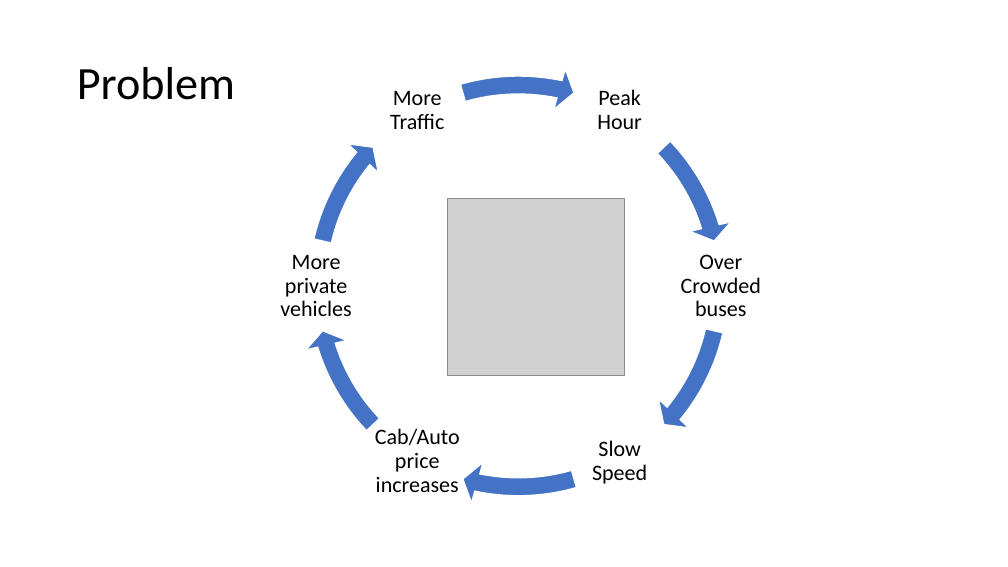
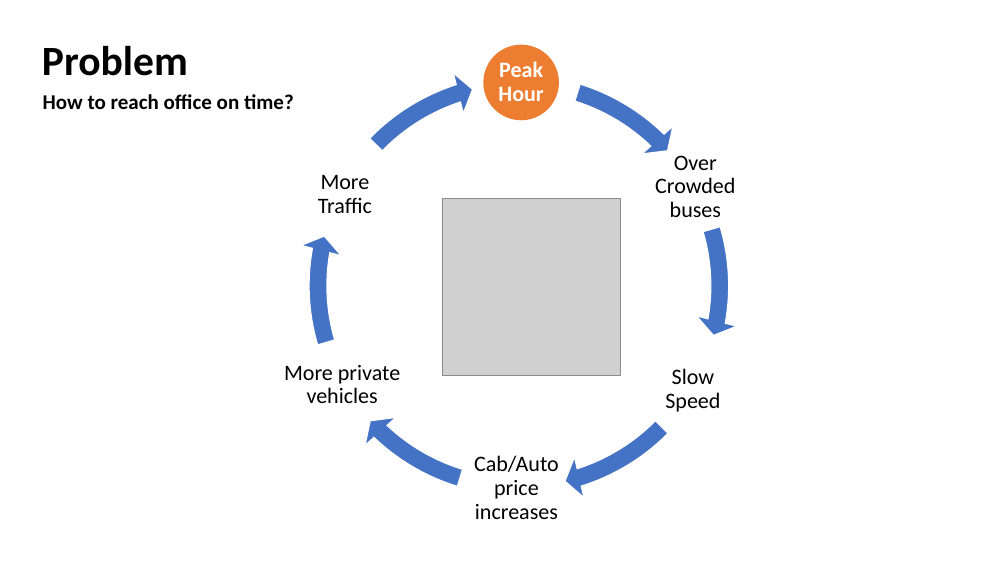
Before and after one commit to Poonam-Vijaywargiya/autofly, a slide deck: slide 2 of AutoFly.pptx. Drawn at 1008x567 pixels with LibreOffice and Linux fonts; fonts in the diff are those of the drawing; grey boxes stand for pictures. Boxes give left, top, right and bottom in pixels: in the first picture for what was removed or moved away, otherwise in the second. Text is boxed around its words. In the diff, an @@ line names an element or a change of style, - is before the commit and + after.

```diff
--- a/AutoFly.pptx
+++ b/AutoFly.pptx
@@ proportions changed; rotation 0 to 330 degrees in 6 elements at (217, 0, 820, 567), (217, 0, 820, 567), (217, 0, 820, 567), (217, 0, 820, 567), (216, 0, 820, 567), (219, 0, 822, 567) @@
@@ title "Problem": place and size @@
-title "Problem" at (77, 67, 235, 100)
+title "Problem" at (42, 45, 188, 76)
@@ title "Problem" at (42, 45, 188, 76): size 44 to 39.6 pt, bold on @@
@@ free "Peak Hour": place and size @@
-free "Peak Hour" at (597, 89, 642, 129)
+free "Peak Hour" at (476, 37, 566, 128)
@@ free "Peak Hour" at (476, 37, 566, 128): text colour #000000 to #FFFFFF, bold on @@
@@ ellipse added at (483, 45, 559, 120), fill #ED7D31 @@
@@ text added at (43, 94, 294, 109), 20 pt, text #000000, bold @@
+How to reach office on time?
@@ free "More Traffic": place and size @@
-free "More Traffic" at (390, 91, 444, 129)
+free "More Traffic" at (299, 149, 390, 240)
@@ free "Over Crowded buses": place and size @@
-free "Over Crowded buses" at (681, 254, 761, 316)
+free "Over Crowded buses" at (650, 141, 741, 232)
@@ picture: place and size @@
-picture at (448, 199, 625, 377)
+picture at (443, 199, 621, 377)
@@ free "More private vehicles": place and size @@
-free "More private vehicles" at (280, 255, 351, 316)
+free "More private vehicles" at (275, 340, 410, 430)
@@ free "Slow Speed": place and size @@
-free "Slow Speed" at (592, 440, 647, 484)
+free "Slow Speed" at (648, 344, 739, 435)
@@ free "Cab/Auto price increases": place and size @@
-free "Cab/Auto price increases" at (375, 428, 460, 492)
+free "Cab/Auto price increases" at (471, 443, 562, 534)
```
Also in this commit, not shown: 3 other slides changed, 4 slides added, 3 slides removed.
